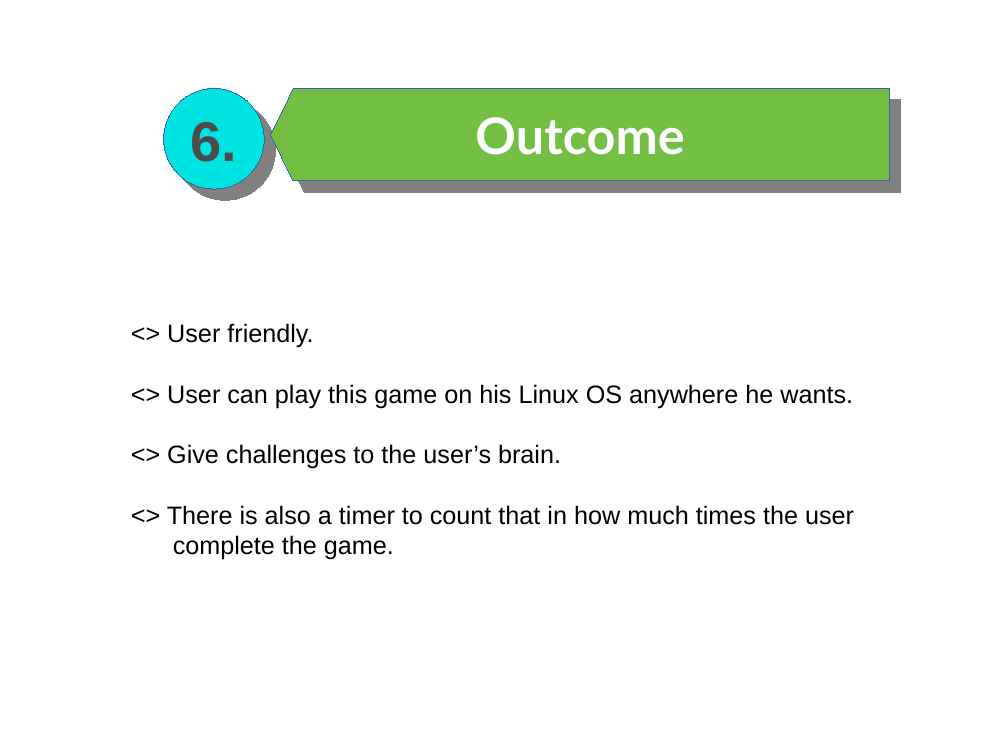
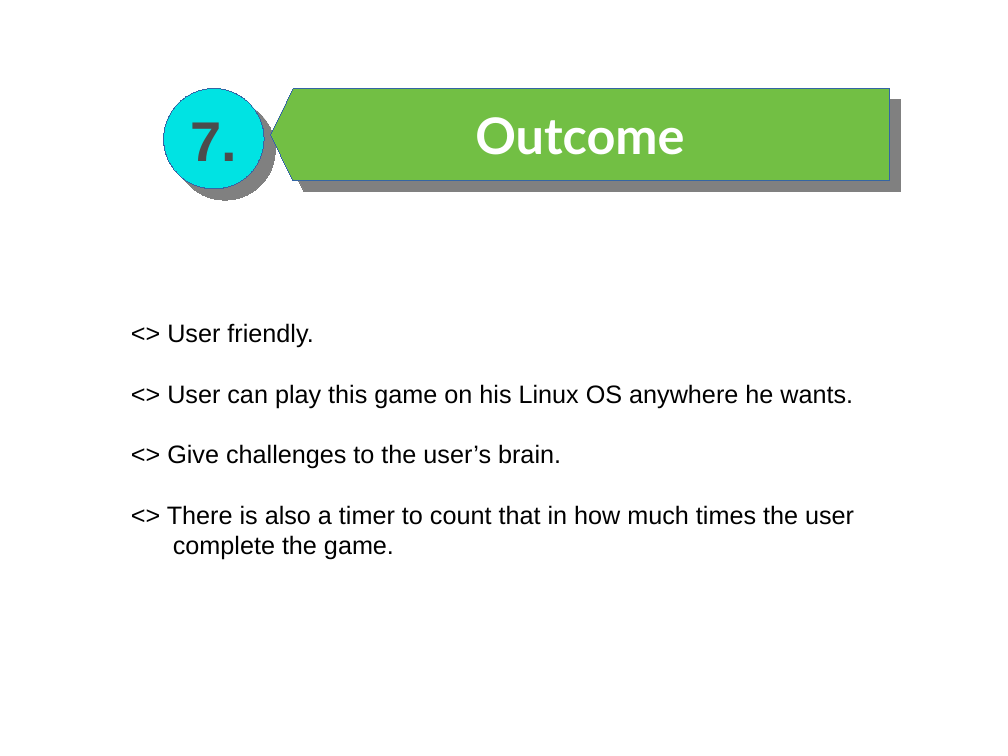
Before and after one commit to Mazedul1737820124/Puzzle-games-for-linux, a slide deck: slide 9 of Presentation.pptx (slide 8 before the commit). Drawn at 1008x756 pixels with LibreOffice and Linux fonts; fonts in the diff are those of the drawing. Boxes give left, top, right and bottom in pixels: in the first picture for what was removed or moved away, otherwise in the second. Text is boxed around its words. In the diff, an @@ line names an element or a change of style, - is before the commit and + after.

```diff
--- a/Presentation.pptx
+++ b/Presentation.pptx
@@ text in ellipse at box(190, 122, 237, 161): text changed @@
-6.
+7.
```
Also in this commit, not shown: 15 other slides changed, 1 slide added.
